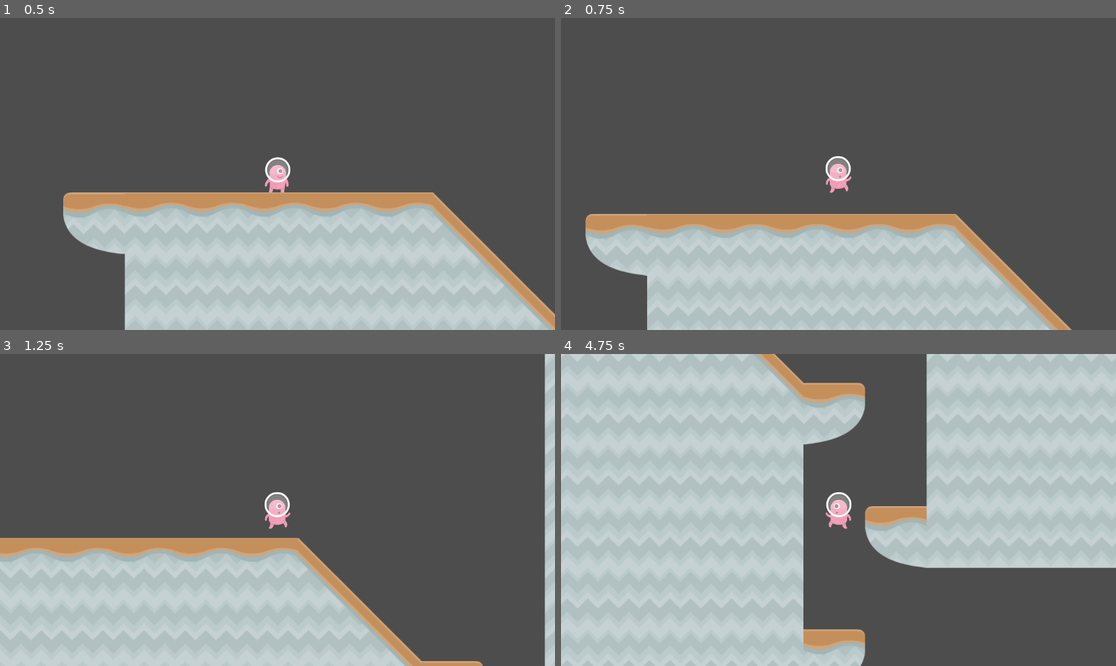
Above: before the commit, frames 1-4 (two rows, left to right).
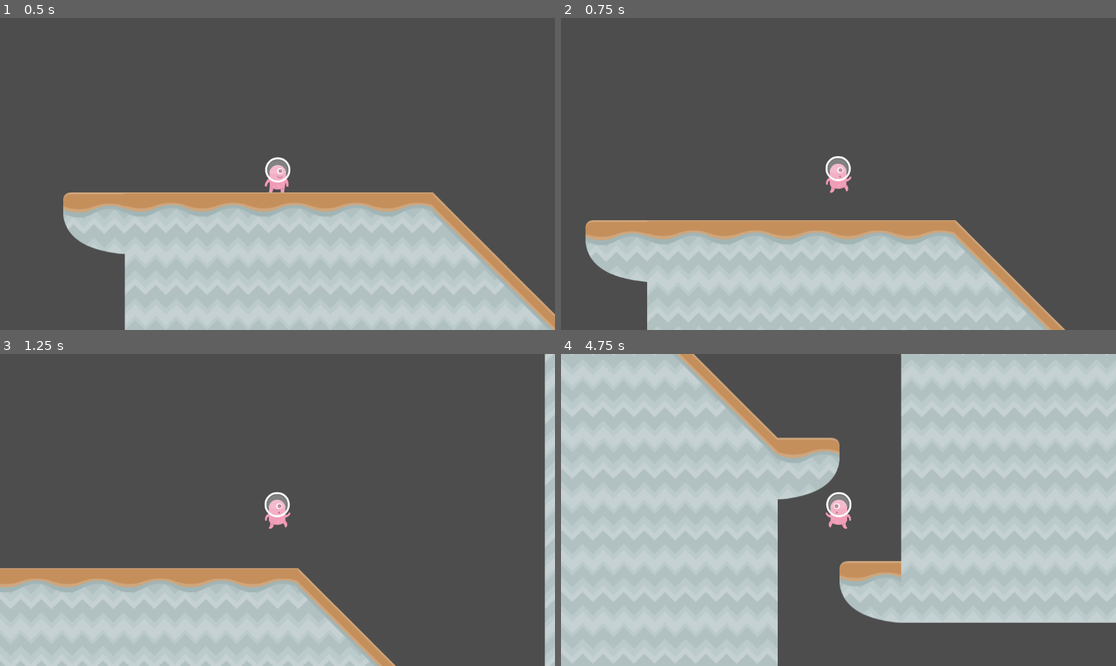
Above: after the commit, the same moments.

Repository: RayhanSP/gamedev-tutorial4
Game: Godot game, scene res://scenes/Level1.tscn
The game is run twice, just before and just after one commit, with the same random seed, the same clock (stepped at 60 frames per second) and the same inputs.
Inputs:
- Up to frame 1 (0.5 s): no input
- Up to frame 2 (0.75 s): tap Enter at 0.5 s; hold Right (right) from 0.53 s (still down); tap Space (jump) at 0.6 s
- Up to frame 3 (1.25 s): keep holding Right (right); tap Space (jump) at 0.77, 1.07 s
- Up to frame 4 (4.75 s): tap Space (jump) at 1.35, 1.52, 1.82, 2.1, 2.85, 3.02, 3.32, 3.6, 3.77, 4.07, 4.35, 4.52 s; release Right (right) at 2.03 s; hold A (left) 2.03-2.78 s; hold Right (right) 2.78-4.28 s; hold A (left) from 4.28 s (still down)

Frame 1 is identical in both runs. In frame 2, 5.5% of the frame differs, in the area x 4-92%, y 62-100%; in frame 3, 11%; in frame 4, 23%, in the area x 20-100%, y 0-100%.

Commit message:
change player jump spd and fish fall speed

Diff:
--- a/scenes/FallingFish.tscn
+++ b/scenes/FallingFish.tscn
@@ -9,6 +9,7 @@
 
 [node name="RigidBody2D" type="RigidBody2D" unique_id=126044208]
 rotation = 3.3510323
+gravity_scale = 0.579
 contact_monitor = true
 max_contacts_reported = 1
 script = ExtResource("1_o72ex")
--- a/scenes/Level1.tscn
+++ b/scenes/Level1.tscn
@@ -605,7 +605,7 @@
 [node name="Area2D" parent="Roketorat" unique_id=1088937634 instance=ExtResource("4_lrl65")]
 position = Vector2(0, 93.9)
 scale = Vector2(1.615, 1.615)
-sceneName = "WinScreen"
+sceneName = "Level2"
 
 [node name="TriggerJurangKiri" type="Sprite2D" parent="." unique_id=1870268939]
 
--- a/scenes/Player.gd
+++ b/scenes/Player.gd
@@ -2,7 +2,7 @@
 
 @export var speed: int = 400
 @export var gravity: int = 1200
-@export var jump_speed: int = -400
+@export var jump_speed: int = -500
 
 
 func get_input():
Not shown: 4 places in scenes/Level1.tscn that only renumber resources
